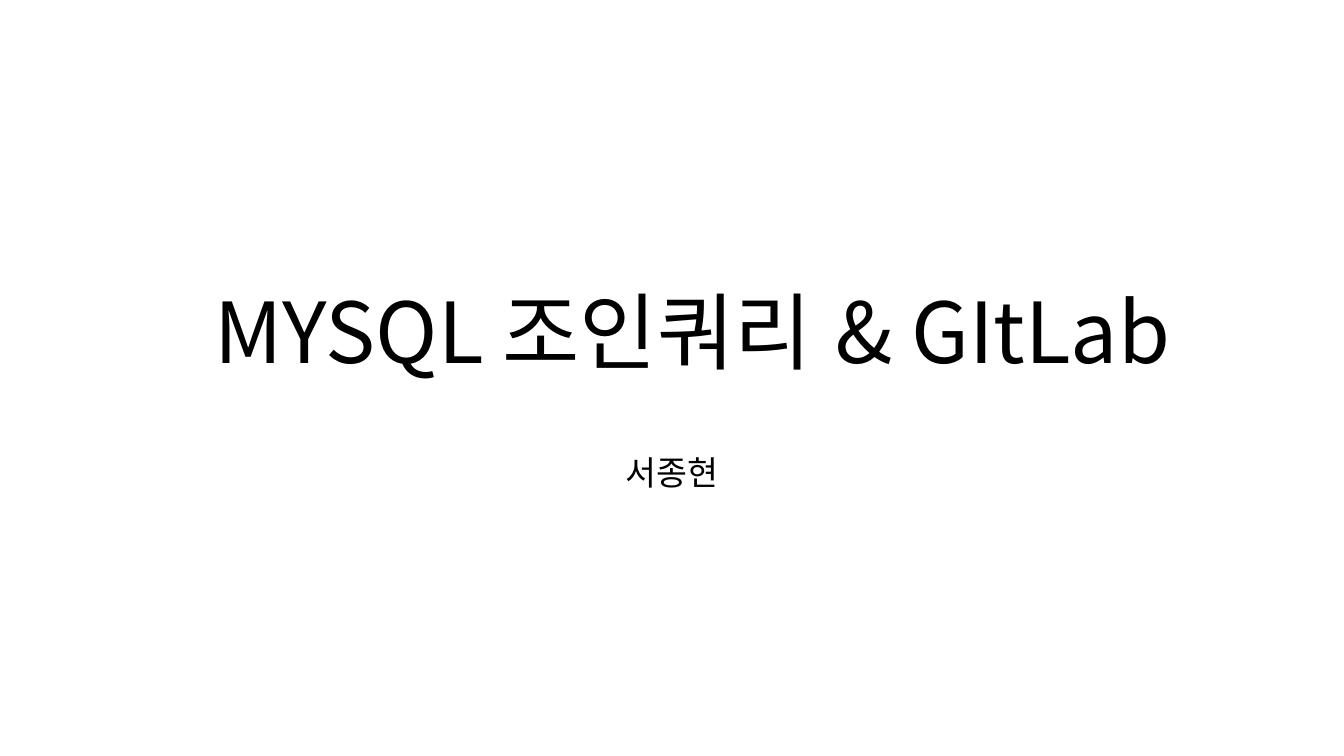
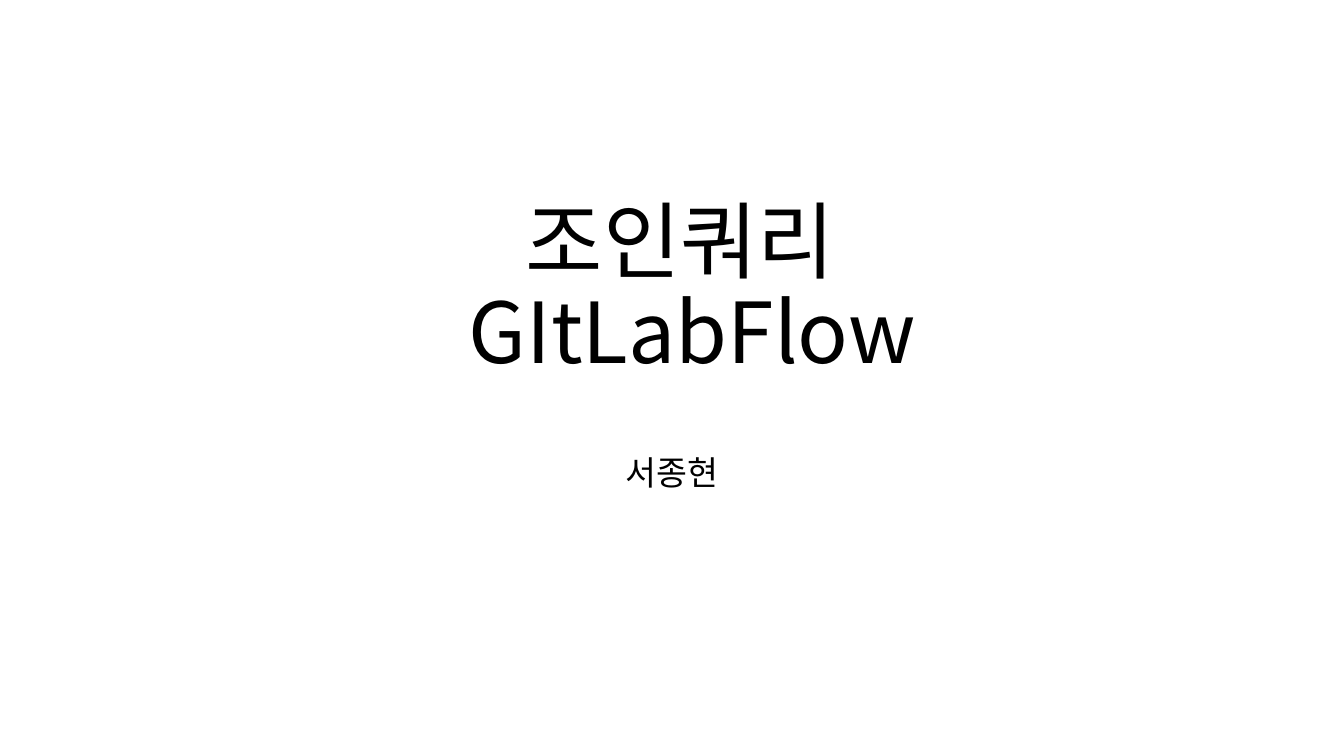
Before and after one commit to Jonghyun99/TIL, a slide deck: slide 1 of ppt/MYSQL 조인쿼리+GitLab.pptx. Drawn at 1344x756 pixels with LibreOffice and Linux fonts; fonts in the diff are those of the drawing. Boxes give left, top, right and bottom in pixels: in the first picture for what was removed or moved away, otherwise in the second. Text is boxed around its words. In the diff, an @@ line names an element or a change of style, - is before the commit and + after.

```diff
--- a/ppt/MYSQL 조인쿼리+GitLab.pptx
+++ b/ppt/MYSQL 조인쿼리+GitLab.pptx
@@ title at [469,202,916,364]: text changed @@
-MYSQL 조인쿼리 & GItLab
+조인쿼리
+GItLabFlow
```
Also in this commit, not shown: 1 other slide changed.
